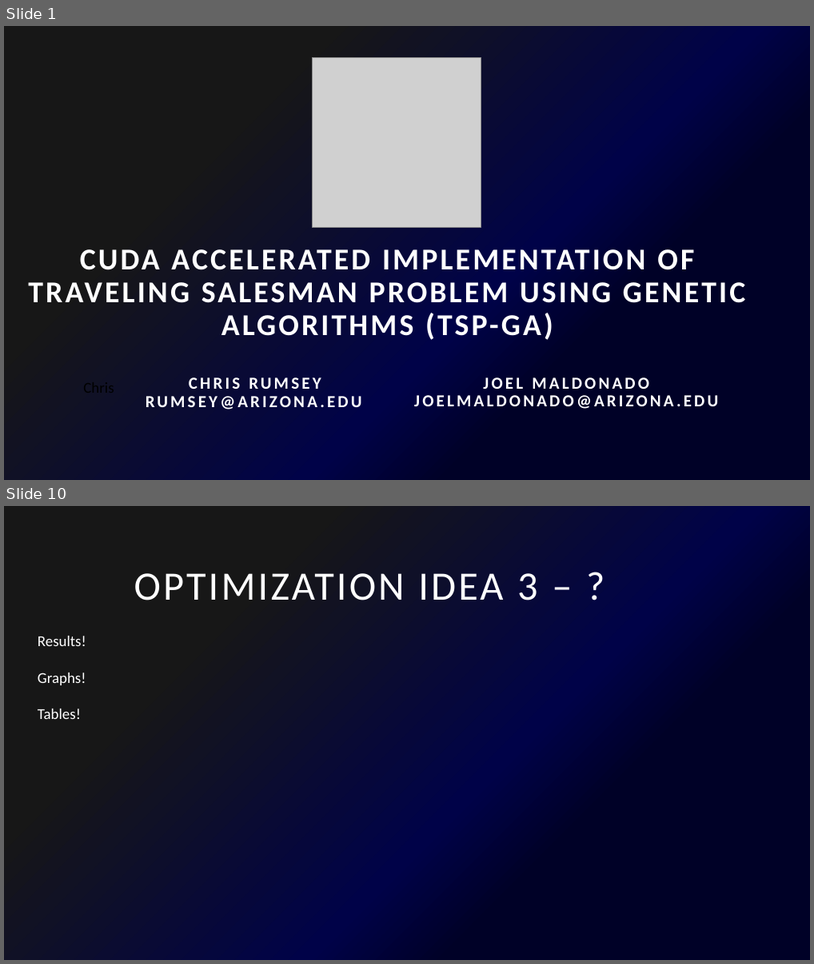
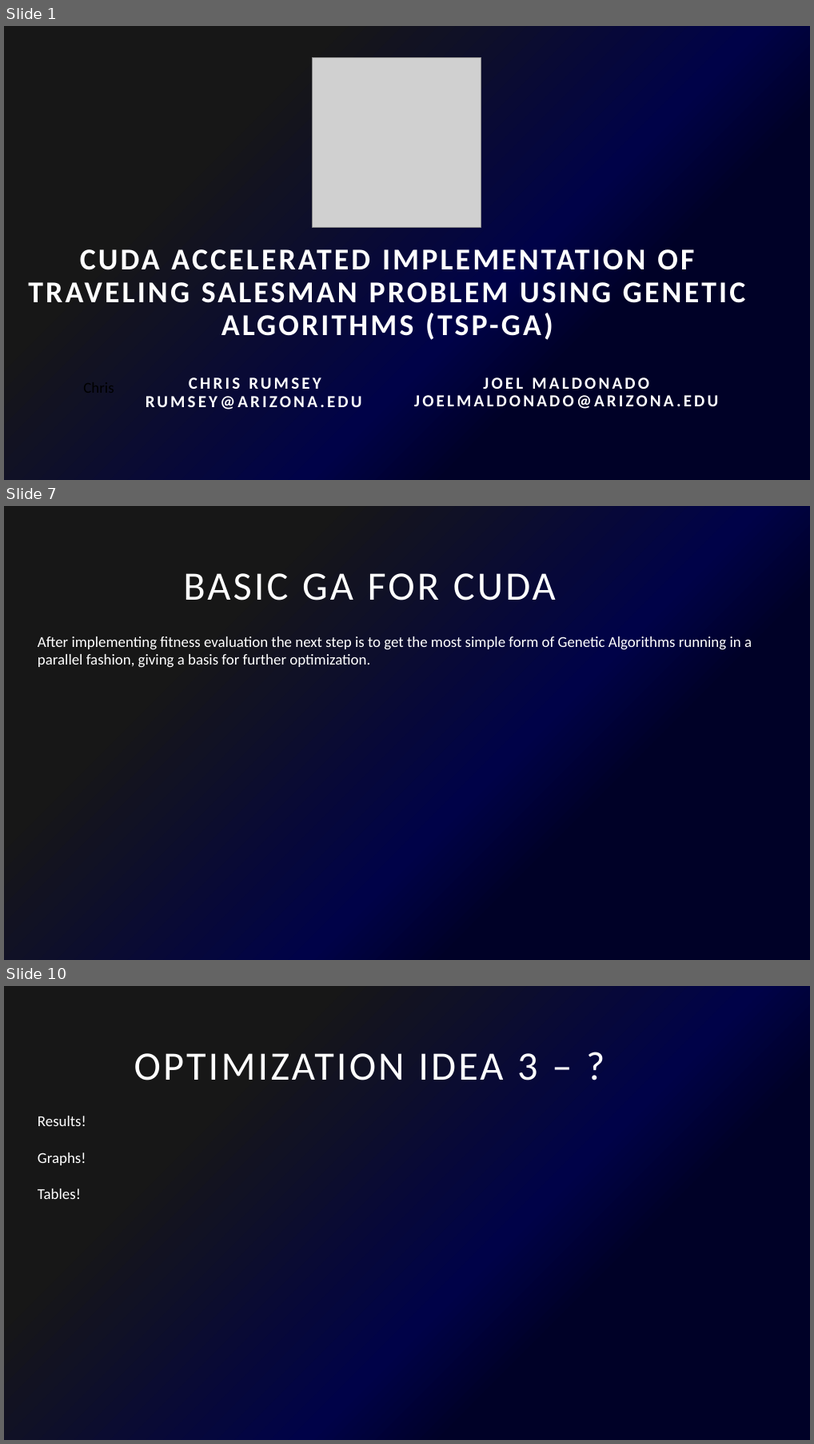
Before and after one commit to CuteLoop/Traveling-salesman-GPU, a slide deck: Cuda Accelerated implementation of Traveling Salesman Problem using.pptx. Shown one above the other, each under a label of ours: slides 1 and 10 before the commit, slides 1, 7 and 10 after it; the slides between them are not shown. The pictures are 814x964 and 814x1444 pixels, drawn with LibreOffice and Linux fonts; fonts in the diff are those of the drawing; grey boxes stand for pictures. Boxes give left, top, right and bottom in pixels: in the first picture for what was removed or moved away, otherwise in the second. Text is boxed around its words. In the diff, an @@ line names an element or a change of style, - is before the commit and + after.

Commit message:
updated powerpoint and added new test optimization

```diff
--- a/Cuda Accelerated implementation of Traveling Salesman Problem using.pptx
+++ b/Cuda Accelerated implementation of Traveling Salesman Problem using.pptx
@@ slide 7 added at <box>4,506,810,960</box>, background gradient #000127 to #000248 to #171717 @@
@@ title added at <box>183,573,556,600</box>, 48 pt, text #FFFFFF @@
+BASIC GA FOR CUDA
@@ text added at <box>38,636,752,668</box>, 18 pt, text #FFFFFF @@
+After implementing fitness evaluation the next step is to get the most simple form of Genetic Algorithms running in a parallel fashion, giving a basis for further optimization.
```
Also in this commit, not shown: 3 slides changed, 5 other slides added, 6 slides removed, 2 other files.
